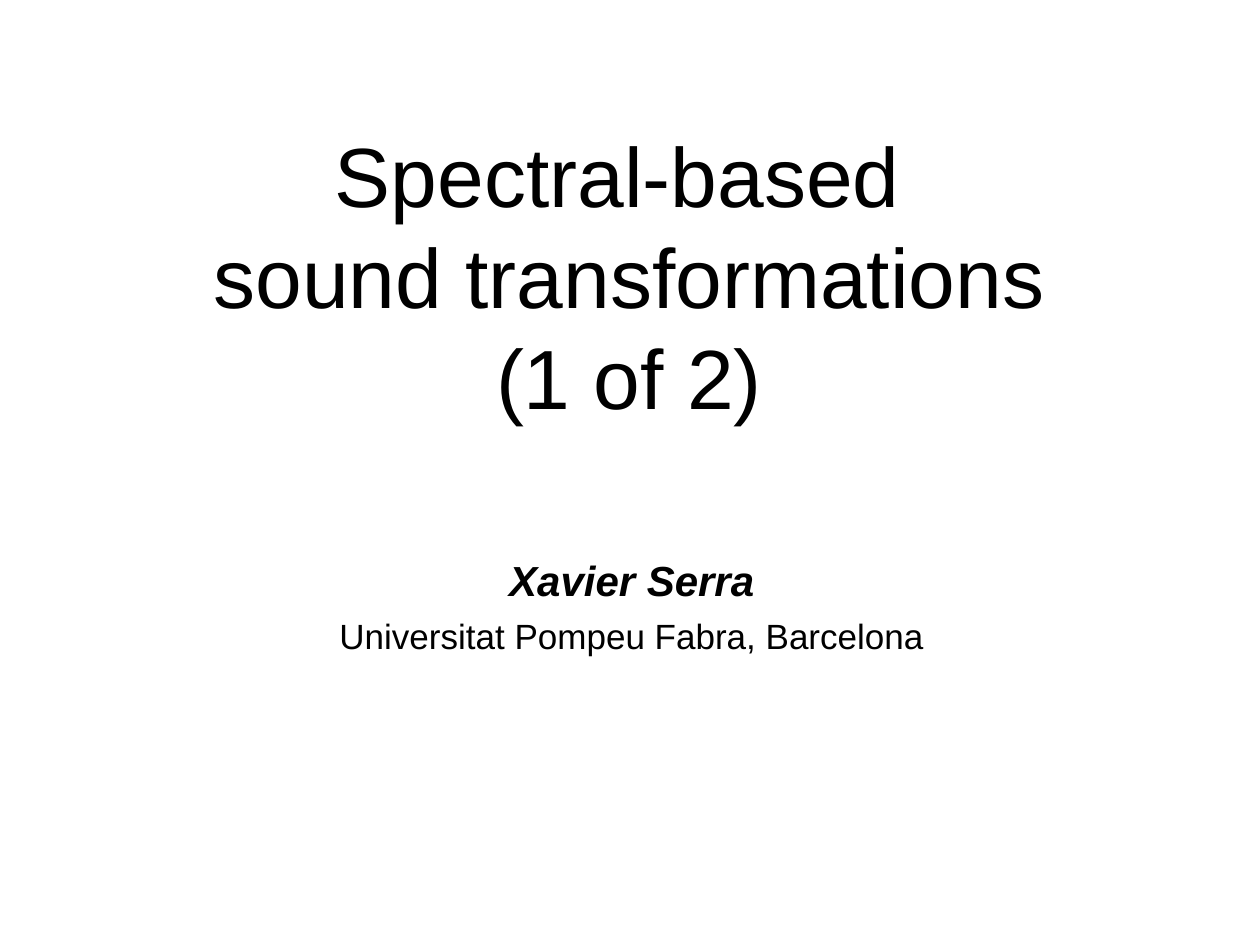
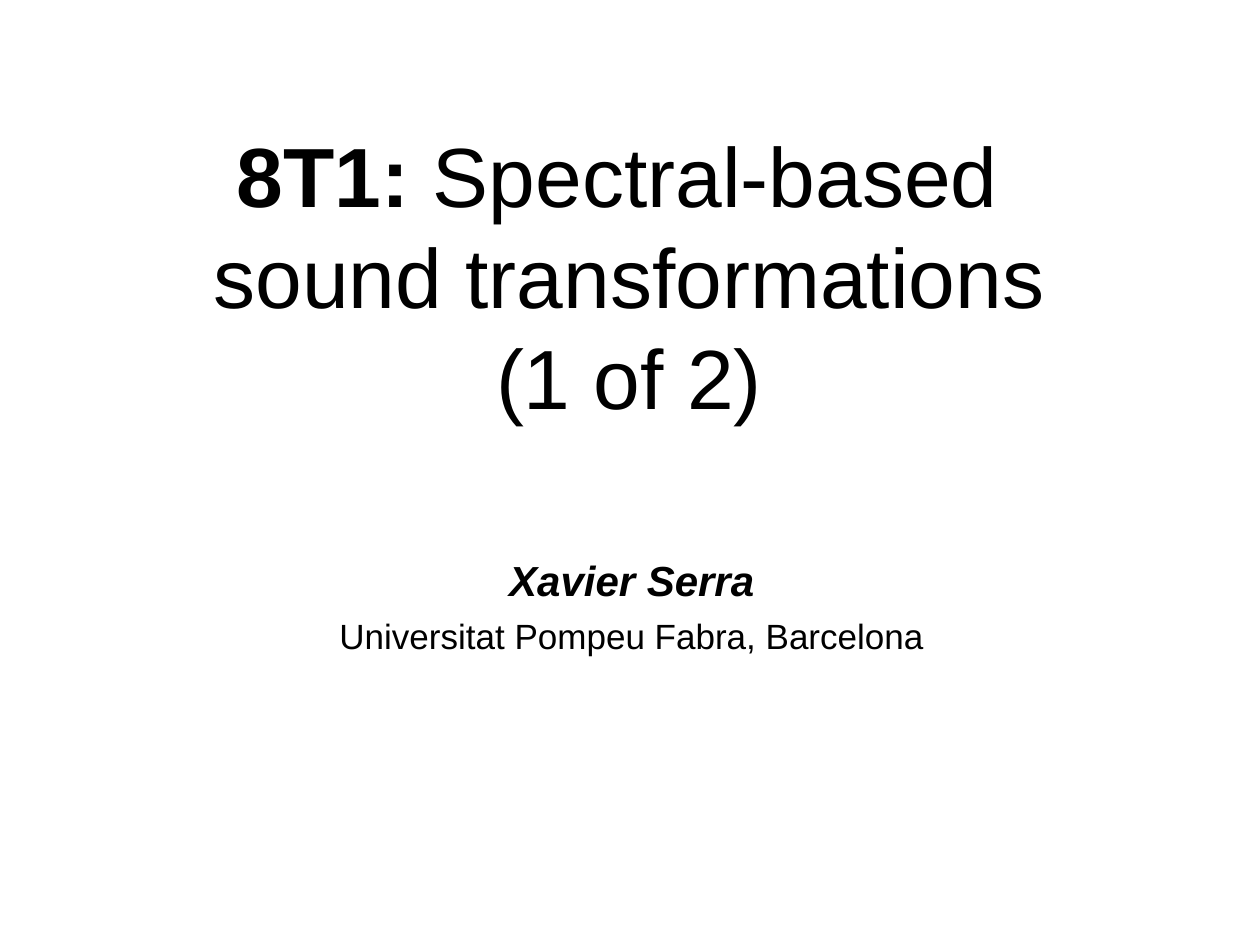
Before and after one commit to hoinx/sms-tools, a slide deck: slide 23 of lectures/8-Sound-transformations/8T1-Sound-transformations-1.odp (slide 15 before the commit). Drawn at 1260x945 pixels with LibreOffice and Linux fonts; fonts in the diff are those of the drawing. Boxes give left, top, right and bottom in pixels: in the first picture for what was removed or moved away, otherwise in the second. Text is boxed around its words. In the diff, an @@ line names an element or a change of style, - is before the commit and + after.

```diff
--- a/lectures/8-Sound-transformations/8T1-Sound-transformations-1.odp
+++ b/lectures/8-Sound-transformations/8T1-Sound-transformations-1.odp
@@ title at [214, 146, 1044, 424]: text changed @@
-Spectral-based
-sound transformations
-(1 of 2)
+8T1: Spectral-based
+sound transformations
+(1 of 2)
```
Also in this commit, not shown: 6 other slides changed, 9 slides added, 1 slide removed, 27 other files.
